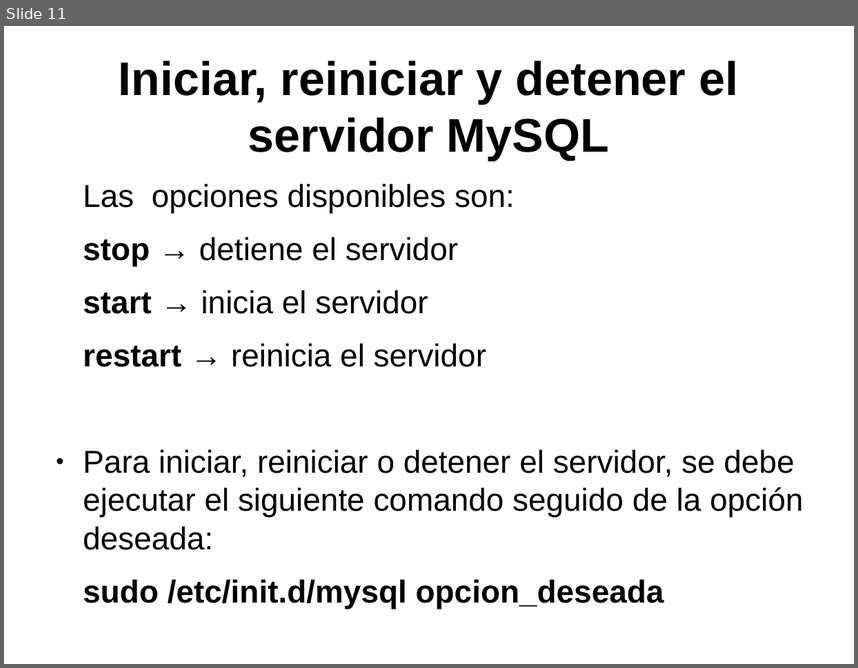
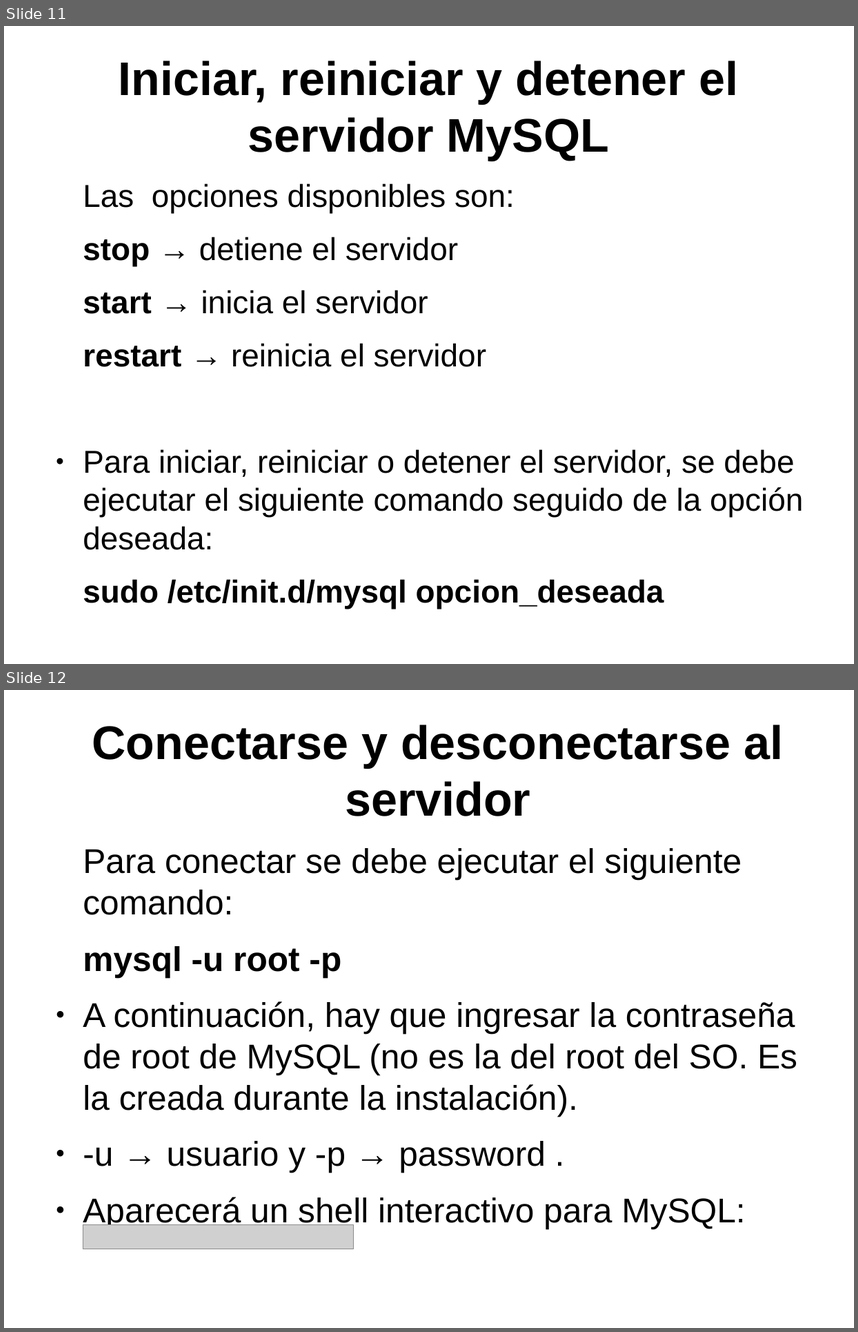
Before and after one commit to psicobyte/CursoPythonAvanzado, a slide deck: BaseDeDatosPython.odp. Shown one above the other, each under a label of ours: slide 11 before the commit, slides 11 and 12 after it. The pictures are 858x668 and 858x1332 pixels, drawn with LibreOffice and Linux fonts; fonts in the diff are those of the drawing; grey boxes stand for pictures. Boxes give left, top, right and bottom in pixels: in the first picture for what was removed or moved away, otherwise in the second. Text is boxed around its words. In the diff, an @@ line names an element or a change of style, - is before the commit and + after.

```diff
--- a/BaseDeDatosPython.odp
+++ b/BaseDeDatosPython.odp
@@ slide 12 added at (4,690,854,1328), background #FFFFFF @@
@@ title added at (92,724,783,816), 44 pt, text #000000, bold @@
+Conectarse y desconectarse al servidor
@@ text added at (83,848,797,1228), 32 pt, text #000000 @@
+Para conectar se debe ejecutar el siguiente comando:
+mysql -u root -p
+● A continuación, hay que ingresar la contraseña de root de MySQL (no es la del root del SO. Es la creada durante la instalación).
+● -u → usuario y -p → password .
+● Aparecerá un shell interactivo para MySQL:
@@ picture added at (83,1225,353,1248) @@
```
Also in this commit, not shown: 14 other slides added, 1 other file.
